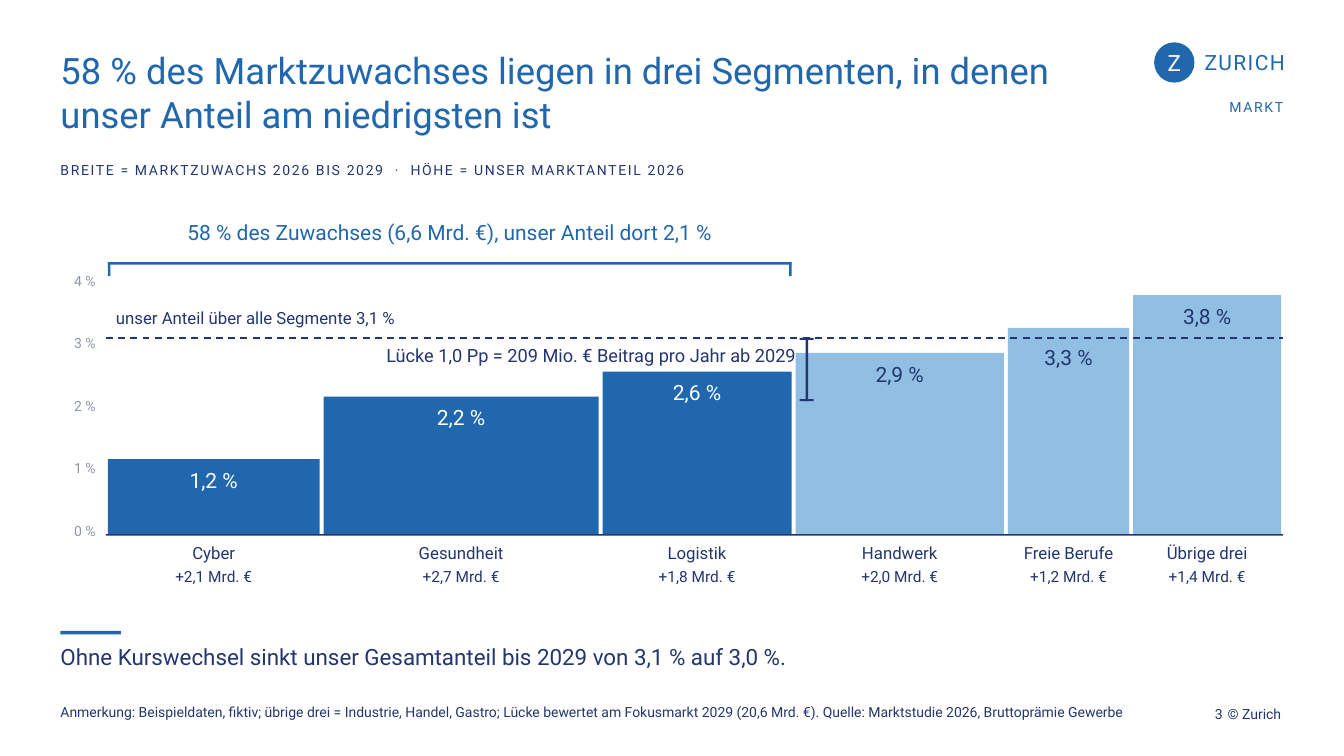
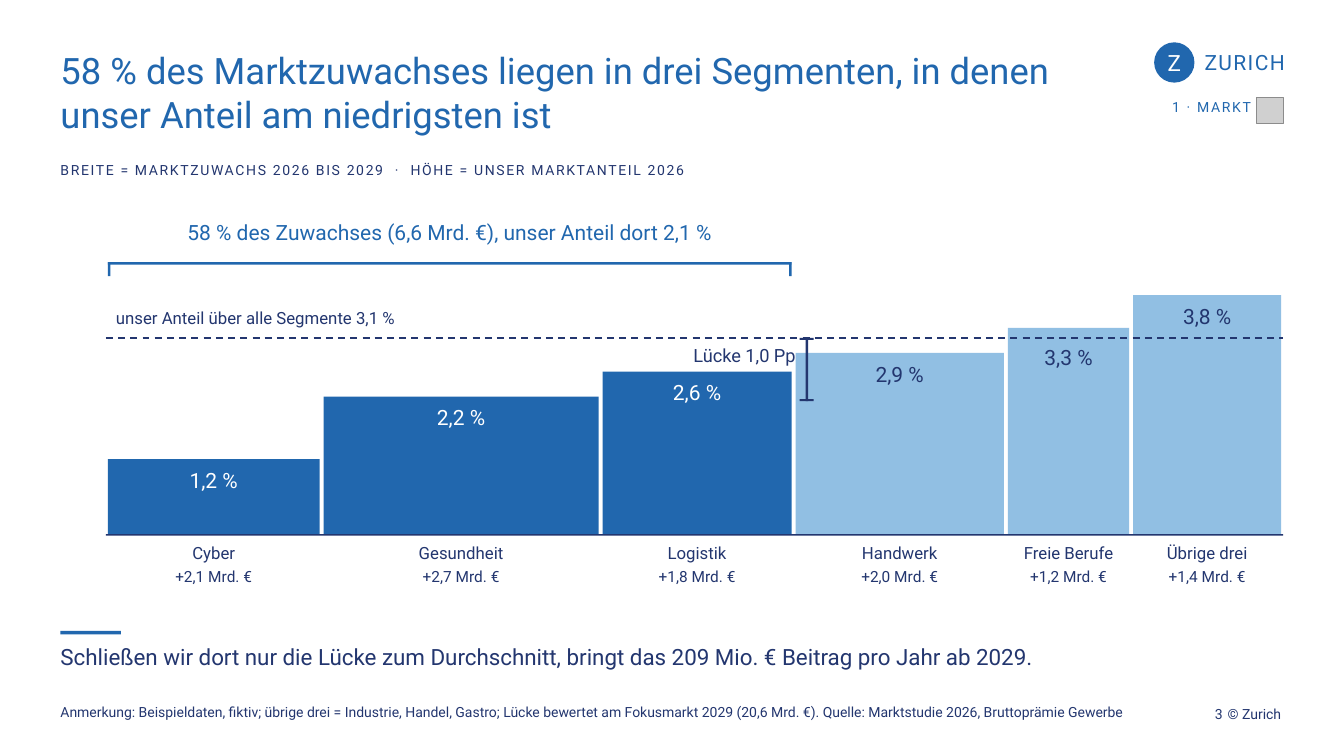
Before and after one commit to blipertom-pixel/Claude, a slide deck: slide 3 of zurich_nachbau/deck_marktfokus_v5/Marktfokus_v5.pptx. Drawn at 1344x756 pixels with LibreOffice and Linux fonts; fonts in the diff are those of the drawing; grey boxes stand for pictures. Boxes give left, top, right and bottom in pixels: in the first picture for what was removed or moved away, otherwise in the second. Text is boxed around its words. In the diff, an @@ line names an element or a change of style, - is before the commit and + after.

```diff
--- a/zurich_nachbau/deck_marktfokus_v5/Marktfokus_v5.pptx
+++ b/zurich_nachbau/deck_marktfokus_v5/Marktfokus_v5.pptx
@@ text at bbox=[1172, 102, 1251, 112]: text changed @@
-MARKT
+1 · MARKT
@@ picture added at bbox=[1257, 98, 1284, 124] @@
@@ text removed at bbox=[74, 276, 82, 286] @@
-4 %
@@ text removed at bbox=[74, 338, 82, 348] @@
-3 %
@@ text at bbox=[693, 348, 796, 366]: text changed @@
-Lücke 1,0 Pp = 209 Mio. € Beitrag pro Jahr ab 2029
+Lücke 1,0 Pp
@@ text removed at bbox=[74, 401, 82, 411] @@
-2 %
@@ text removed at bbox=[74, 463, 82, 473] @@
-1 %
@@ text removed at bbox=[74, 526, 82, 536] @@
-0 %
@@ text at bbox=[60, 648, 1032, 670]: text changed @@
-Ohne Kurswechsel sinkt unser Gesamtanteil bis 2029 von 3,1 % auf 3,0 %.
+Schließen wir dort nur die Lücke zum Durchschnitt, bringt das 209 Mio. € Beitrag pro Jahr ab 2029.
```
Also in this commit, not shown: 10 other slides changed, 1 slide added, 21 other files.
